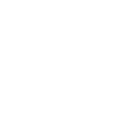
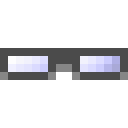
Layer changes from the first 128 × 128 image to the second:
showed "filter" over [0, 48, 128, 80]
